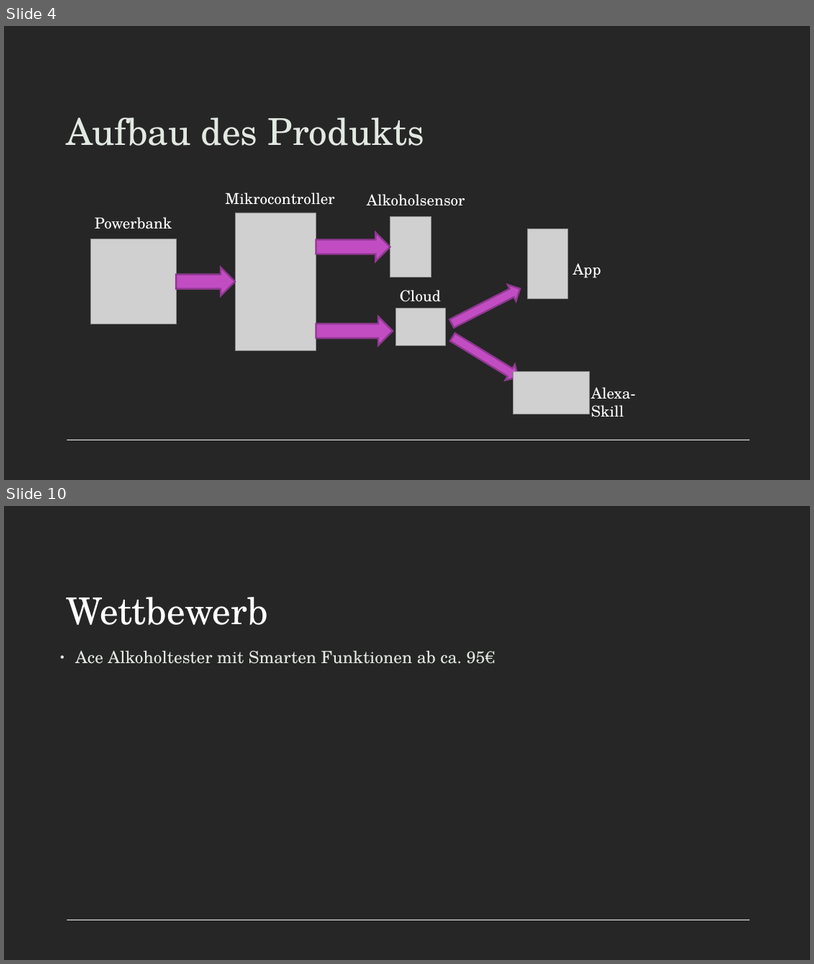
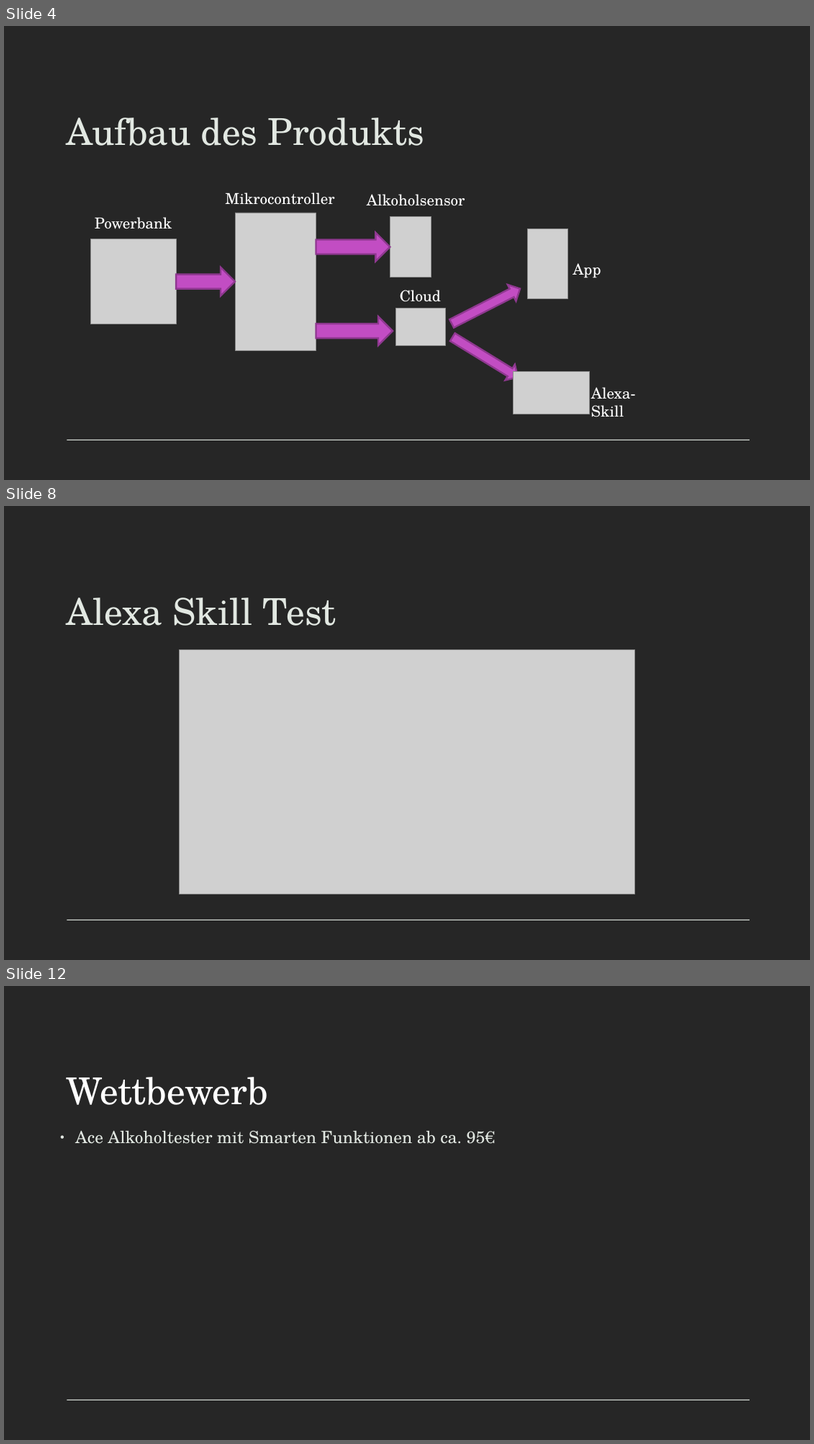
Before and after one commit to B4ldur-ts/smart-booze, a slide deck: Smartbooze_Pitch_Deck.pptx. Shown one above the other, each under a label of ours: slides 4 and 10 before the commit, slides 4, 8 and 12 after it; the slides between them are not shown. The pictures are 814x964 and 814x1444 pixels, drawn with LibreOffice and Linux fonts; fonts in the diff are those of the drawing; grey boxes stand for pictures. Boxes give left, top, right and bottom in pixels: in the first picture for what was removed or moved away, otherwise in the second. Text is boxed around its words. In the diff, an @@ line names an element or a change of style, - is before the commit and + after.

Commit message:
Add Alexa tests and Alexa Conclusion

```diff
--- a/Smartbooze_Pitch_Deck.pptx
+++ b/Smartbooze_Pitch_Deck.pptx
@@ slide 8 added at (4,506,810,960), background #262626; not listed: 1 template element that a slide beside it also shows @@
@@ title added at (66,597,337,626), 44 pt, text #E2E8E2 @@
+Alexa Skill Test
@@ picture added at (180,650,635,894) @@
@@ what was slide 10 is now slide 12 @@
```
Also in this commit, not shown: 1 slide changed, 1 other slide added.
